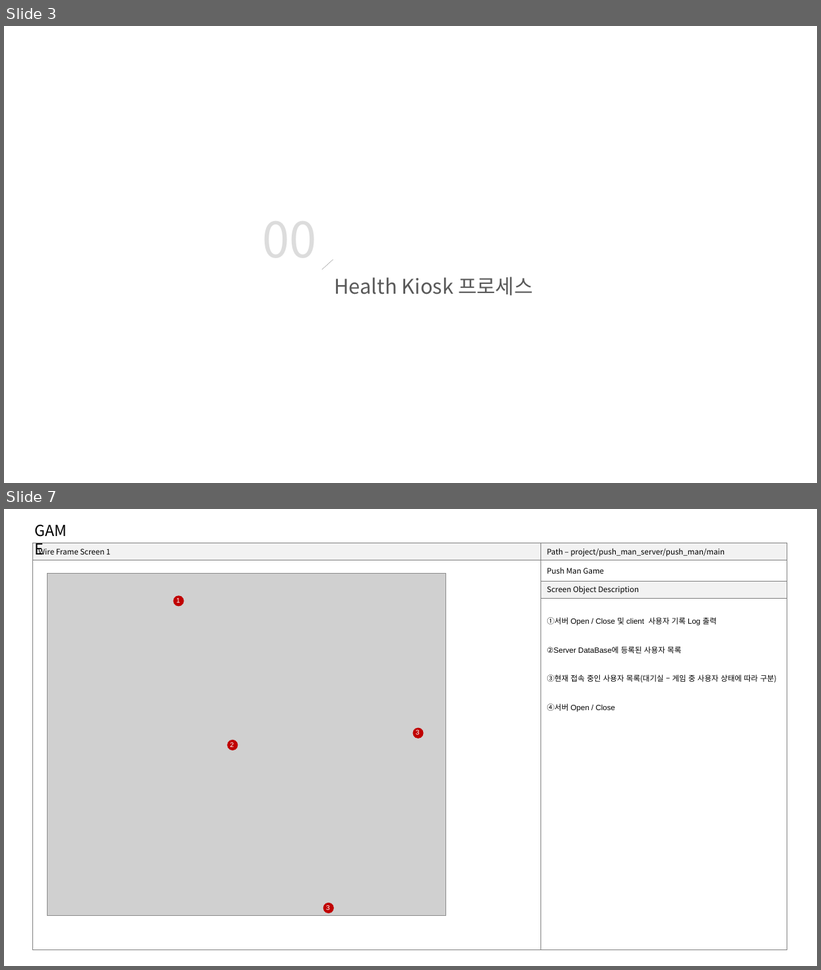
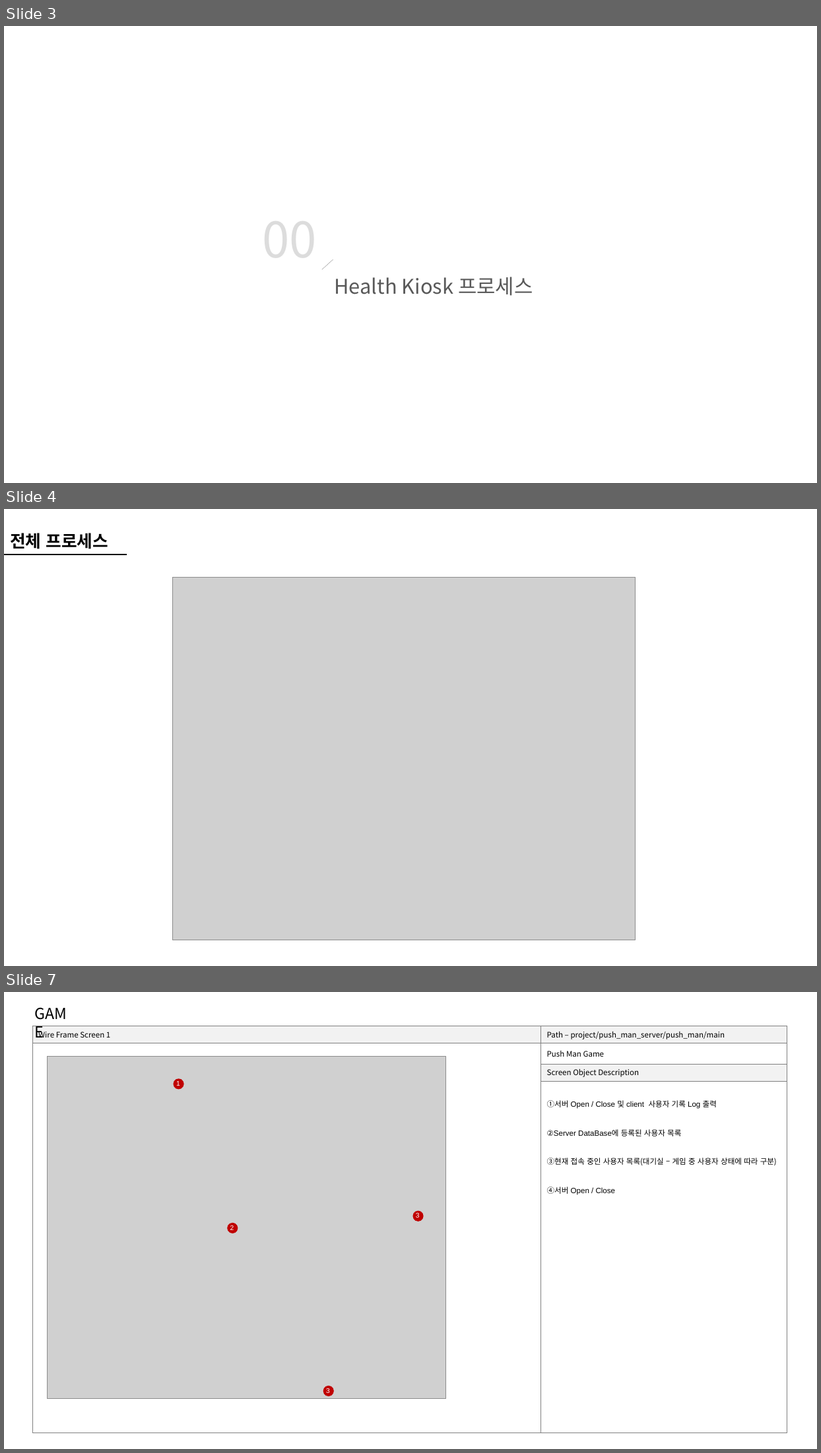
Before and after one commit to GyuminGomin/HealthKiosk, a slide deck: pilot project 파일/[별첨1]PushMan(Story Board_template).pptx. Shown one above the other, each under a label of ours: slides 3 and 7 before the commit, slides 3, 4 and 7 after it; the slides between them are not shown. The pictures are 821x970 and 821x1453 pixels, drawn with LibreOffice and Linux fonts; fonts in the diff are those of the drawing; grey boxes stand for pictures. Boxes give left, top, right and bottom in pixels: in the first picture for what was removed or moved away, otherwise in the second. Text is boxed around its words. In the diff, an @@ line names an element or a change of style, - is before the commit and + after.

```diff
--- a/pilot project 파일/[별첨1]PushMan(Story Board_template).pptx
+++ b/pilot project 파일/[별첨1]PushMan(Story Board_template).pptx
@@ slide 4 added at <box>4,509,817,966</box>, background #FFFFFF @@
@@ text added at <box>10,533,109,549</box>, 20 pt, text #000000, bold @@
+전체 프로세스
@@ line added from (4, 554) to (127, 554), #000000 1.5 pt @@
@@ picture added at <box>172,578,636,940</box> @@
```
Also in this commit, not shown: 2 slides changed, 1 slide removed, 3 other files.
